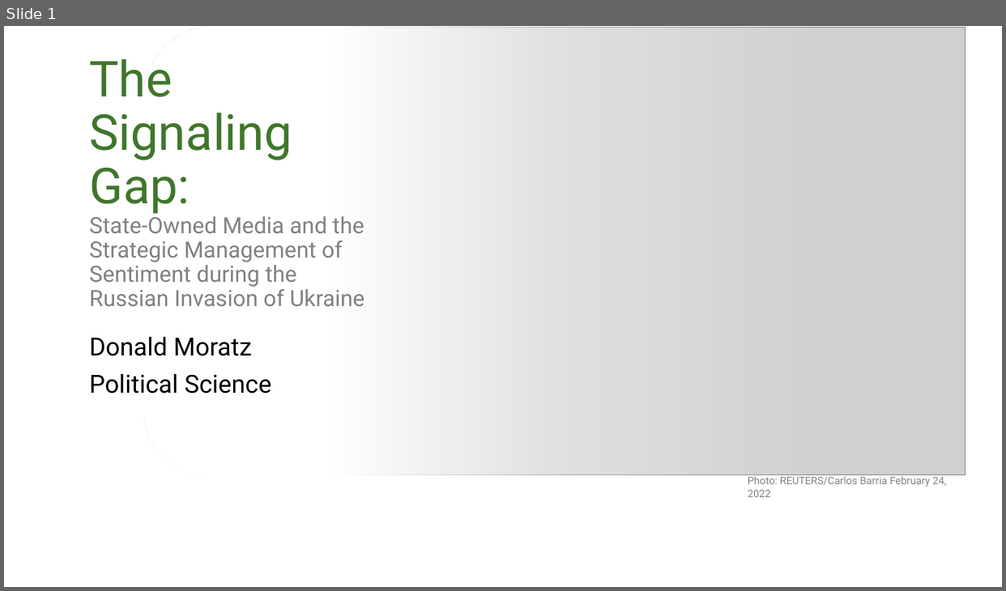
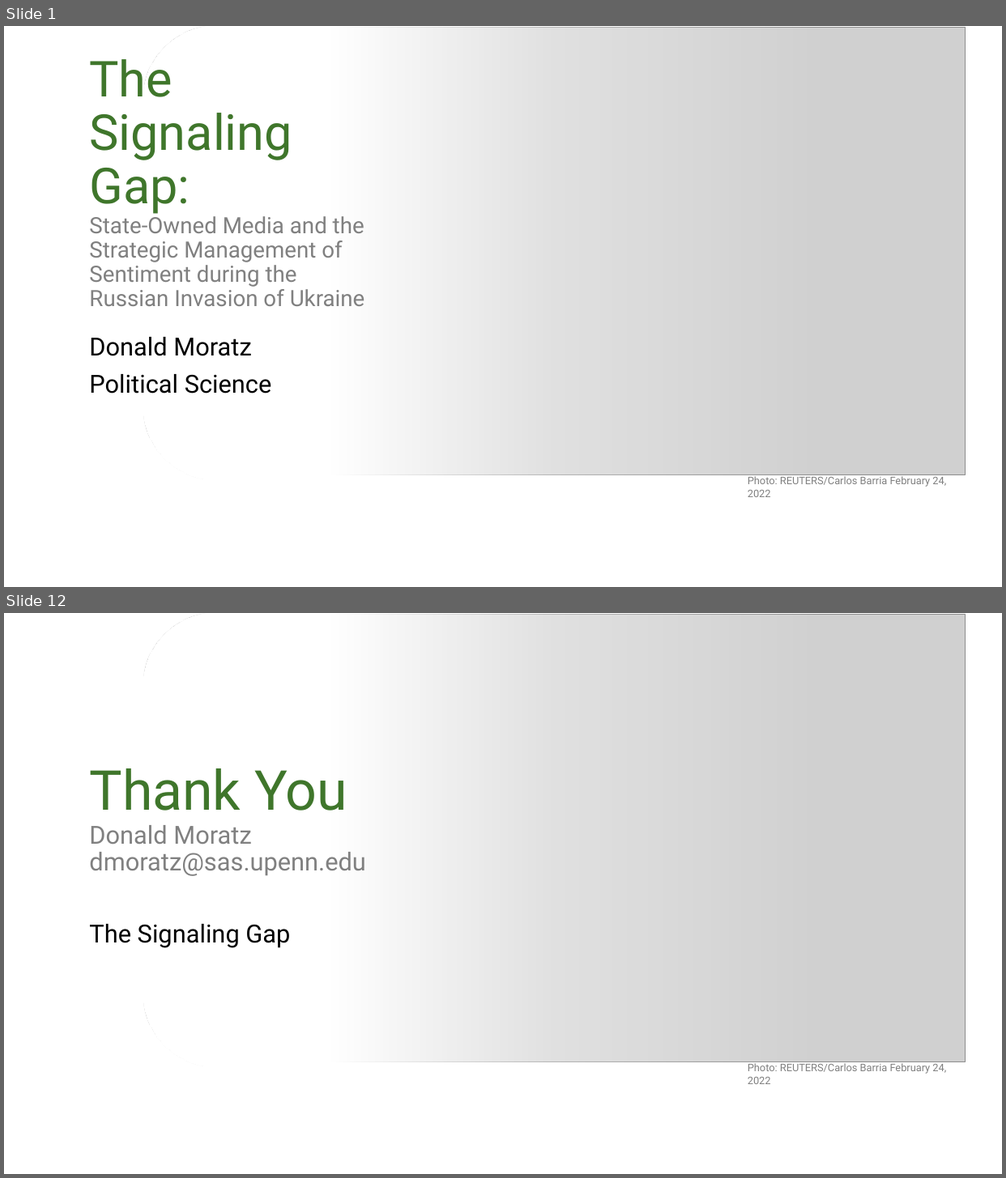
Before and after one commit to dmoratz/russia_sentiment_paper, a slide deck: writing/presentations/moratz_pgt.pptx. Shown one above the other, each under a label of ours: slide 1 before the commit, slides 1 and 12 after it; the slides between them are not shown. The pictures are 1006x591 and 1006x1178 pixels, drawn with LibreOffice and Linux fonts; fonts in the diff are those of the drawing; grey boxes stand for pictures; background and template pictures are left out. Boxes give left, top, right and bottom in pixels: in the first picture for what was removed or moved away, otherwise in the second. Text is boxed around its words. In the diff, an @@ line names an element or a change of style, - is before the commit and + after.

Commit message:
Updates to slides, adding presentation figures to scripts

```diff
--- a/writing/presentations/moratz_pgt.pptx
+++ b/writing/presentations/moratz_pgt.pptx
@@ slide 12 added at box(4, 613, 1002, 1174), background picture (left out) @@
@@ rounded rectangle added at box(143, 613, 1002, 1067), fill gradient #FFFFFF, outline #FFFFFF 1 pt @@
@@ picture added at box(292, 614, 965, 1063) @@
@@ title added at box(89, 769, 366, 876), 24 pt, text #808080 @@
+Thank You
+Donald Moratz
+dmoratz@sas.upenn.edu
@@ subtitle added at box(89, 924, 290, 948), 24 pt, text #000000 @@
+The Signaling Gap
@@ text added at box(748, 1062, 946, 1084), 10 pt, text #808080 @@
+Photo: REUTERS/Carlos Barria February 24, 2022
```
Also in this commit, not shown: 2 slides changed, 8 other slides added, 8 other files.
